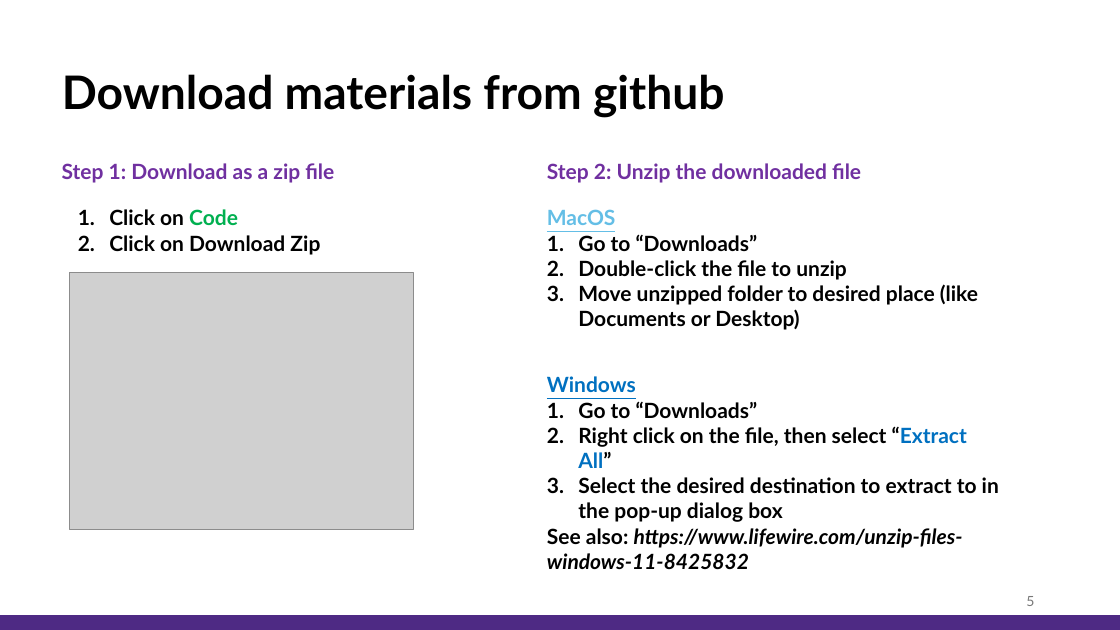
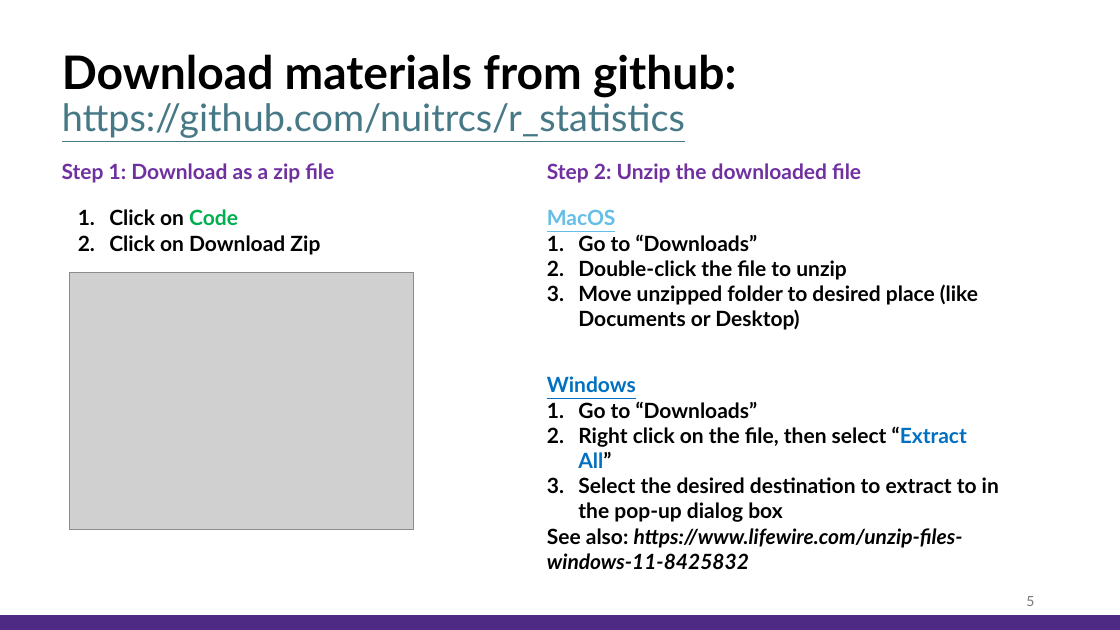
Before and after one commit to nuitrcs/r_statistics, a slide deck: slide 5 of RStatistics0726_slides.pptx. Drawn at 1120x630 pixels with LibreOffice and Linux fonts; fonts in the diff are those of the drawing; grey boxes stand for pictures. Boxes give left, top, right and bottom in pixels: in the first picture for what was removed or moved away, otherwise in the second. Text is boxed around its words. In the diff, an @@ line names an element or a change of style, - is before the commit and + after.

```diff
--- a/RStatistics0726_slides.pptx
+++ b/RStatistics0726_slides.pptx
@@ title at <box>62,54,736,138</box>: text changed; size 39.6 to 32.4 pt; text colour #000000 to #467886; bold off @@
-Download materials from github
+Download materials from github:
+https://github.com/nuitrcs/r_statistics
```
Also in this commit, not shown: 1 other slide changed.
